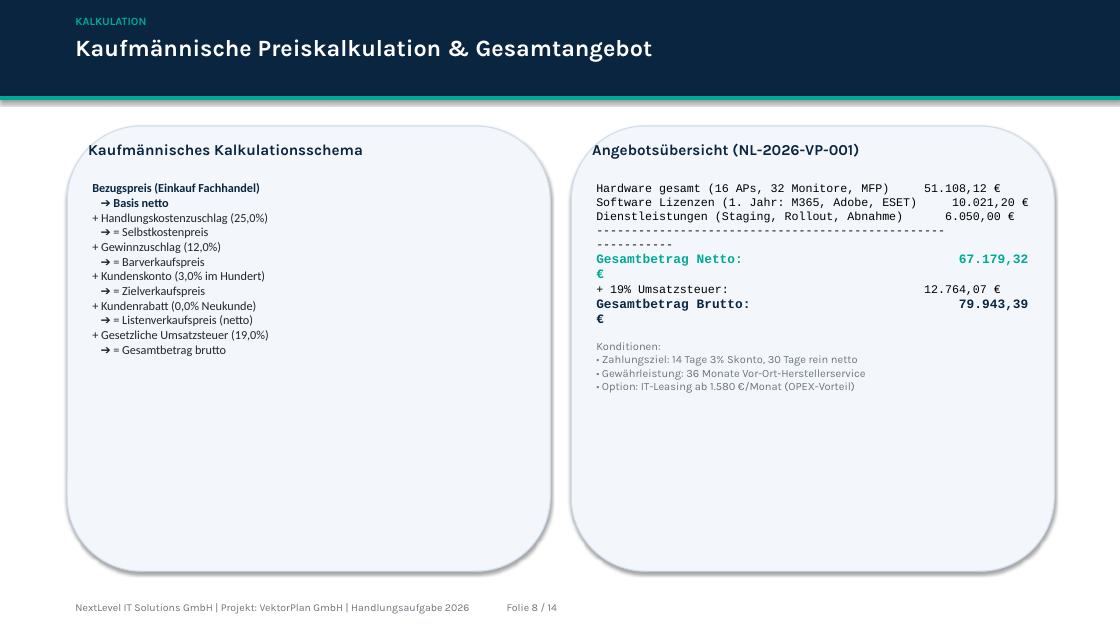
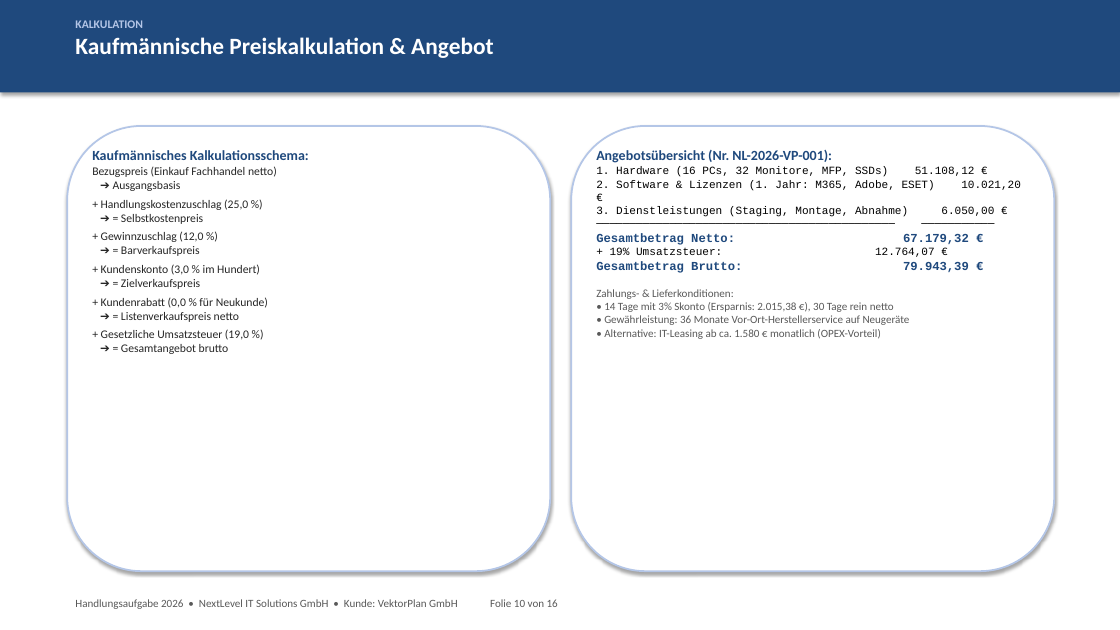
Before and after one commit to kluthjan/projekt_handlungsaufgabe, a slide deck: slide 10 of docs/08_Projektabschluss/Abschlusspraesentation.pptx (slide 8 before the commit). Drawn at 1120x630 pixels with LibreOffice and Linux fonts; fonts in the diff are those of the drawing. Boxes give left, top, right and bottom in pixels: in the first picture for what was removed or moved away, otherwise in the second. Text is boxed around its words. In the diff, an @@ line names an element or a change of style, - is before the commit and + after.

Commit message:
Perfektionierung Netzplan & PSP: Hochaufloesende Vektor-Grafiken, DIN 69900 Berechnungstabellen, Einbettung in Praesentation & 3 Leitfaeden-PDFs

```diff
--- a/docs/08_Projektabschluss/Abschlusspraesentation.pptx
+++ b/docs/08_Projektabschluss/Abschlusspraesentation.pptx
@@ rectangle: place and size @@
-rectangle at bbox=[0, 0, 1120, 97]
+rectangle at bbox=[0, 0, 1120, 92]
@@ rectangle at bbox=[0, 0, 1120, 92]: fill #0A2540 to #1F497D; outline #0A2540 0.75 pt to none @@
@@ text at bbox=[75, 20, 493, 58]: text changed; font Karla to Calibri @@
-Kaufmännische Preiskalkulation & Gesamtangebot
+KALKULATION
+Kaufmännische Preiskalkulation & Angebot
@@ text removed at bbox=[75, 18, 146, 25] @@
-KALKULATION
@@ rectangle removed at bbox=[0, 97, 1120, 100] @@
@@ rounded rectangle at bbox=[67, 126, 550, 571]: fill #F3F7FB to #FFFFFF; outline #D1DEEB 1 pt to #B4C6E7 1.5 pt @@
@@ text removed at bbox=[88, 144, 363, 155] @@
-Kaufmännisches Kalkulationsschema
@@ rounded rectangle at bbox=[571, 126, 1054, 571]: fill #F3F7FB to #FFFFFF; outline #D1DEEB 1 pt to #B4C6E7 1.5 pt @@
@@ text "Angebotsübersicht (Nr. NL-2026-VP-001):": place and size @@
-text "Angebotsübersicht (Nr. NL-2026-VP-001):" at bbox=[596, 183, 1015, 393]
+text "Angebotsübersicht (Nr. NL-2026-VP-001):" at bbox=[596, 150, 1021, 339]
@@ text removed at bbox=[592, 143, 859, 159] @@
-Angebotsübersicht (NL-2026-VP-001)
@@ text at bbox=[92, 150, 309, 354]: text changed; size 10.5 to 10 pt; text colour #212529 to #262626 @@
-Bezugspreis (Einkauf Fachhandel)
-➔ Basis netto
-+ Handlungskostenzuschlag (25,0%)
-➔ = Selbstkostenpreis
-+ Gewinnzuschlag (12,0%)
-➔ = Barverkaufspreis
-+ Kundenskonto (3,0% im Hundert)
-➔ = Zielverkaufspreis
-+ Kundenrabatt (0,0% Neukunde)
-➔ = Listenverkaufspreis (netto)
-+ Gesetzliche Umsatzsteuer (19,0%)
-➔ = Gesamtbetrag brutto
+Kaufmännisches Kalkulationsschema:
+Bezugspreis (Einkauf Fachhandel netto)
+➔ Ausgangsbasis
++ Handlungskostenzuschlag (25,0 %)
+➔ = Selbstkostenpreis
++ Gewinnzuschlag (12,0 %)
+➔ = Barverkaufspreis
++ Kundenskonto (3,0 % im Hundert)
+➔ = Zielverkaufspreis
++ Kundenrabatt (0,0 % für Neukunde)
+➔ = Listenverkaufspreis netto
++ Gesetzliche Umsatzsteuer (19,0 %)
+➔ = Gesamtangebot brutto
@@ text at bbox=[596, 150, 1021, 217]: text changed; size 10 to 9.5 pt @@
-Hardware gesamt (16 APs, 32 Monitore, MFP) 51.108,12 €
-Software Lizenzen (1. Jahr: M365, Adobe, ESET) 10.021,20 €
-Dienstleistungen (Staging, Rollout, Abnahme) 6.050,00 €
--------------------------------------------------- -----------
+Angebotsübersicht (Nr. NL-2026-VP-001):
+1. Hardware (16 PCs, 32 Monitore, MFP, SSDs) 51.108,12 €
+2. Software & Lizenzen (1. Jahr: M365, Adobe, ESET) 10.021,20 €
+3. Dienstleistungen (Staging, Montage, Abnahme) 6.050,00 €
+───────────────────────────────────────────── ───────────
@@ text at bbox=[596, 233, 969, 273]: size 11 to 10.5 pt in "Gesamtbetrag Netto: 67.179,32 €", "Gesamtbetrag Brutto: 79.943,39 €"; text colour #00A896 to #1F497D in "Gesamtbetrag Netto: 67.179,32 €"; size 10 to 9.5 pt in "+ 19% Umsatzsteuer: 12.764,07 €"; text colour #0A2540 to #1F497D in "Gesamtbetrag Brutto: 79.943,39 €" @@
@@ text at bbox=[596, 289, 910, 339]: text changed; font Karla to Calibri; text colour #6C757D to #595959 @@
-Konditionen:
-• Zahlungsziel: 14 Tage 3% Skonto, 30 Tage rein netto
-• Gewährleistung: 36 Monate Vor-Ort-Herstellerservice
-• Option: IT-Leasing ab 1.580 €/Monat (OPEX-Vorteil)
+Zahlungs- & Lieferkonditionen:
+• 14 Tage mit 3% Skonto (Ersparnis: 2.015,38 €), 30 Tage rein netto
+• Gewährleistung: 36 Monate Vor-Ort-Herstellerservice auf Neugeräte
+• Alternative: IT-Leasing ab ca. 1.580 € monatlich (OPEX-Vorteil)
@@ text at bbox=[75, 599, 558, 609]: text changed; size 9 to 9.5 pt; font Karla to Calibri; text colour #6C757D to #595959 @@
-NextLevel IT Solutions GmbH | Projekt: VektorPlan GmbH | Handlungsaufgabe 2026 Folie 8 / 14
+Handlungsaufgabe 2026 • NextLevel IT Solutions GmbH • Kunde: VektorPlan GmbH Folie 10 von 16
```
Also in this commit, not shown: 8 other slides changed, 7 slides added, 5 slides removed, 11 other files.
